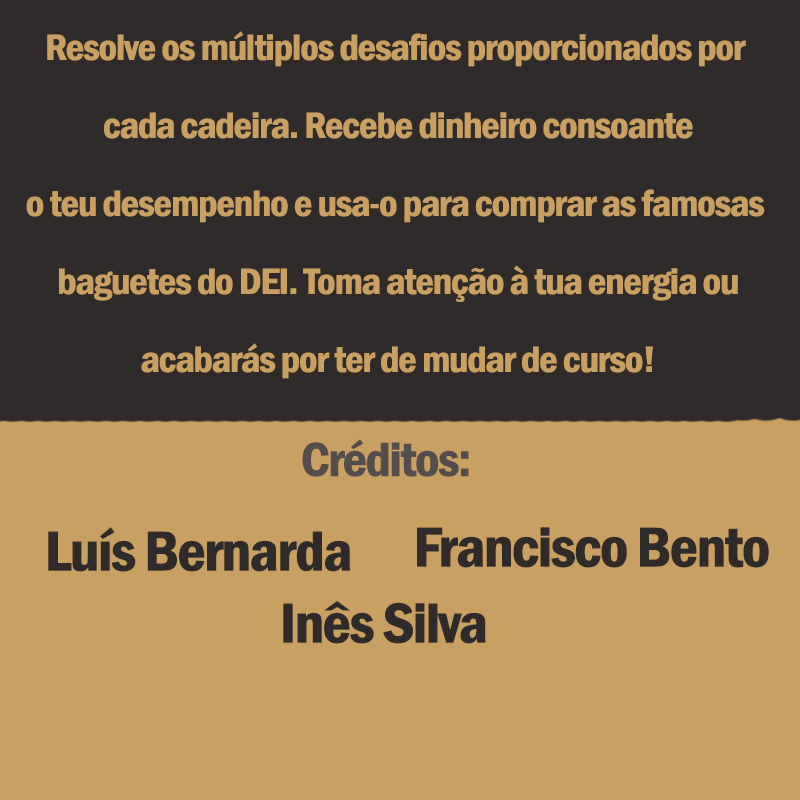
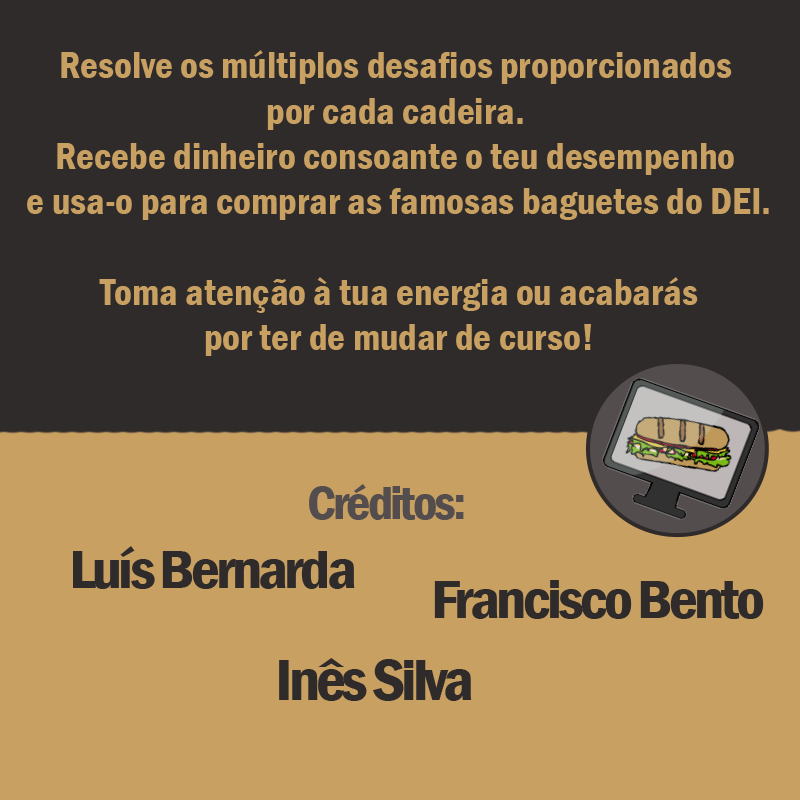
The second 800px x 800px image is a revision of the first. Changes to its layers:
removed layer "Resolve os múltiplos desafios proporcionados por cada cadeira." over [26, 31, 765, 379]
removed layer "Créditos:" (2nd of 2) over [302, 439, 469, 477]
removed layer "Francisco Bento" over [417, 527, 769, 568]
added layer "Objeto Inteligente de Vetor" above "Inês Silva" over [0, 31, 800, 701]
hid "Inês Silva" over [283, 601, 486, 644]
removed layer "Luís Bernarda" over [48, 527, 351, 572]
